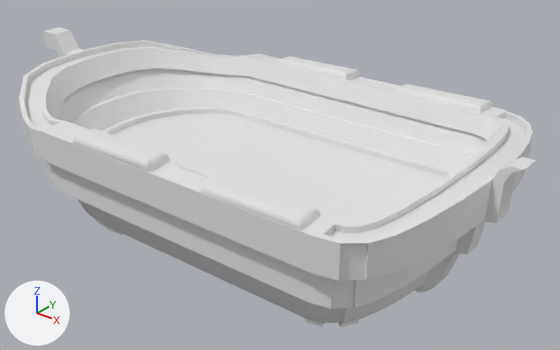
One commit to the Blender file NarrativeGJ/Assets/Models/Boat.blend: the scene before it, then after it.
Both versions are drawn from a 50 mm lens placed at (3.45, -4.4, 2.77), pointed at (-0.18, 0.14, -0.05). Every picture has the same lights, and +X, +Y and +Z are marked at lower left.

The first picture shows 'Boat'.
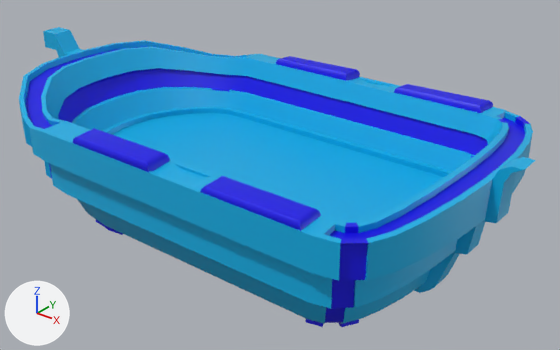
Location of each change, (x1, y1, x2, y2) in pixels of the pictures (560 x 350 px):
'Boat', recoloured
    both: (19, 27, 536, 327)

What the commit changed:
Material 'Wood' (mat_wood) changes colour from white #e7e7e7 to cyan #00b1e7; in linear values from (0.8, 0.8, 0.8) to (0.0, 0.437, 0.8).
Material 'Plastic' (mat_plastic) changes colour from white #e7e7e7 to blue #0a00e7; in linear values from (0.8, 0.8, 0.8) to (0.00308, 0.0, 0.8).
